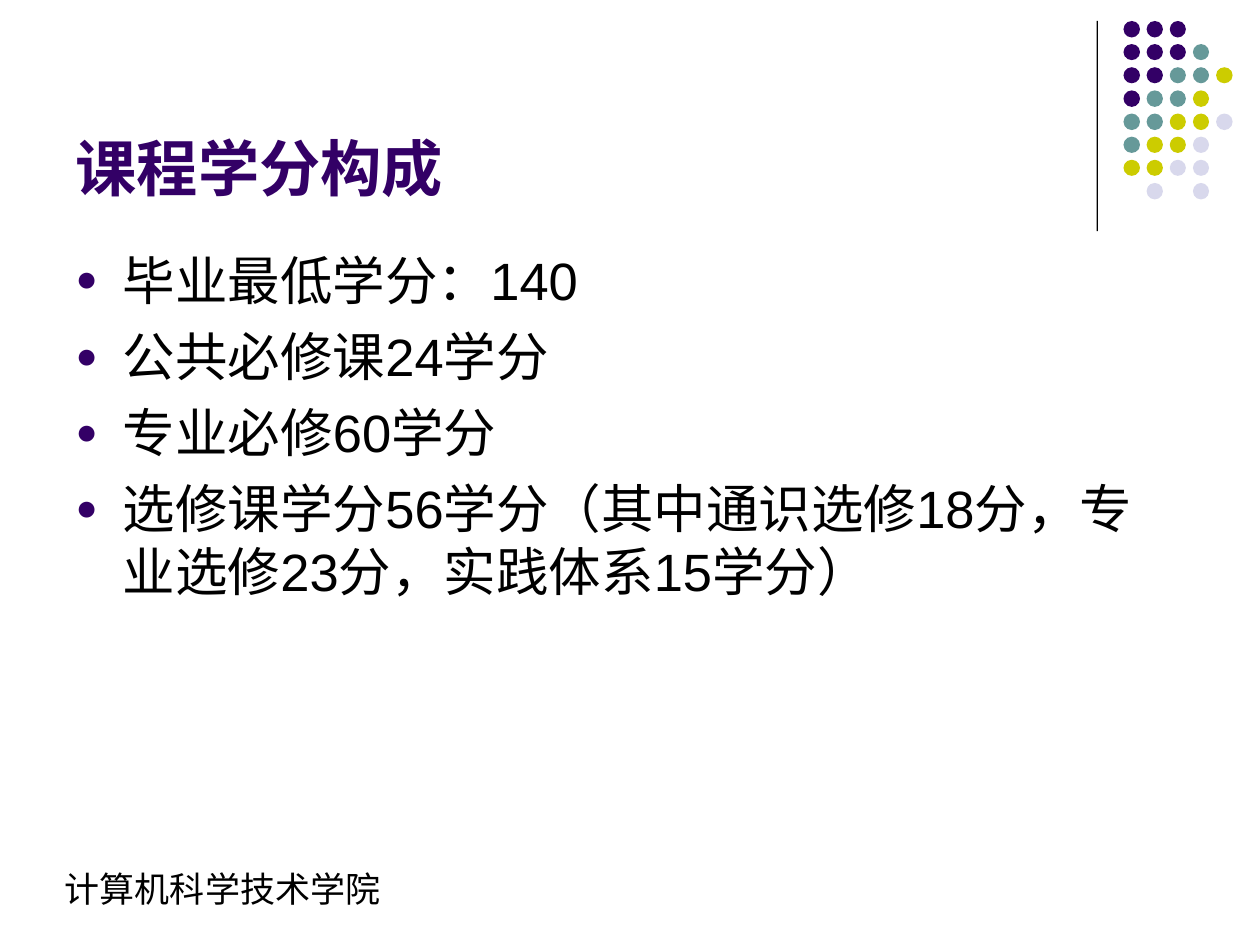
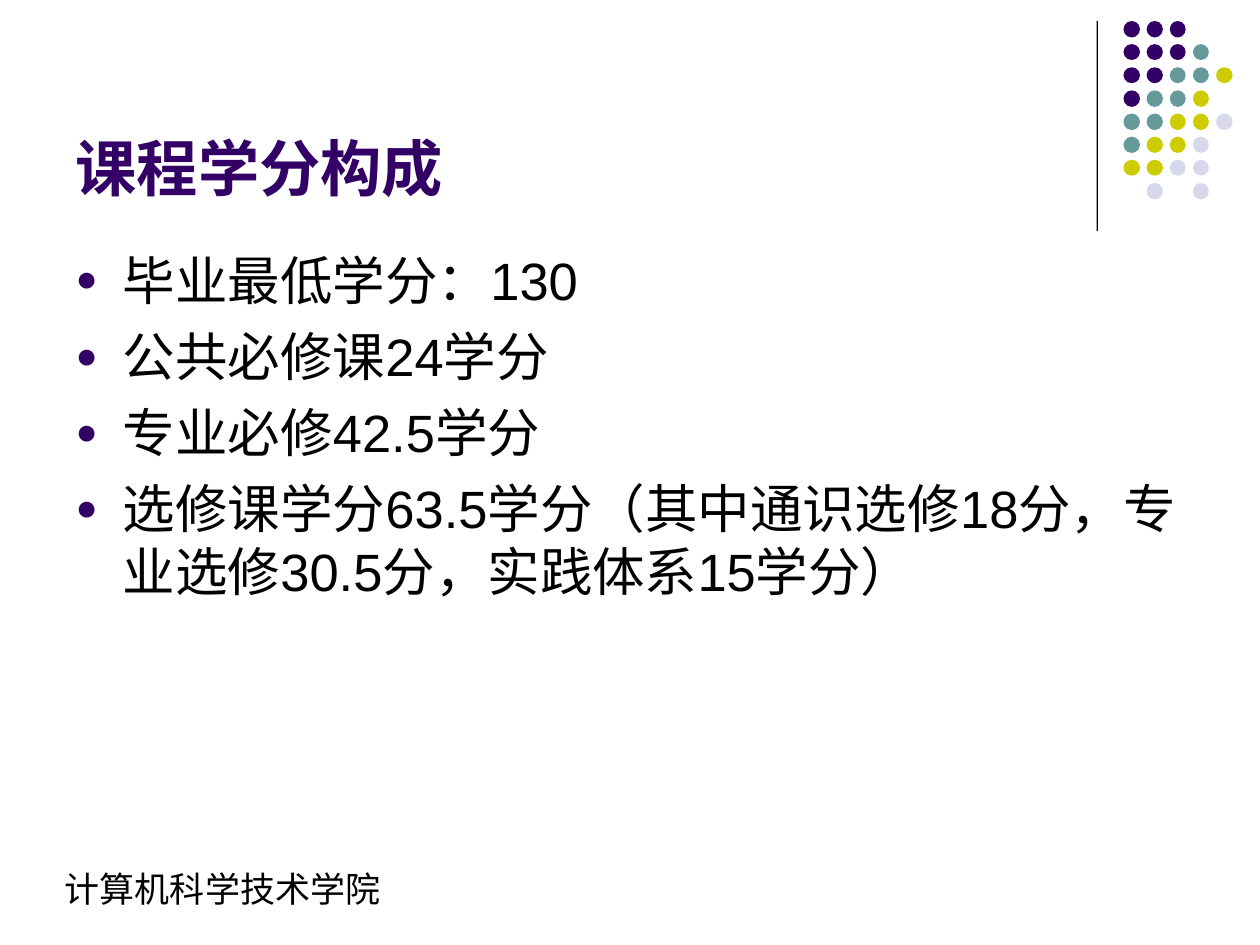
Before and after one commit to ciecclm/2016-, a slide deck: slide 4 of 软件工程培养方案汇报.ppt. Drawn at 1260x945 pixels with LibreOffice and Linux fonts; fonts in the diff are those of the drawing. Boxes give left, top, right and bottom in pixels: in the first picture for what was removed or moved away, otherwise in the second. Text is boxed around its words. In the diff, an @@ line names an element or a change of style, - is before the commit and + after.

```diff
--- a/软件工程培养方案汇报.ppt
+++ b/软件工程培养方案汇报.ppt
@@ text at (123,255,578,305): text changed @@
-● 毕业最低学分：140
+● 毕业最低学分：130
@@ text at (123,407,1176,597): text changed @@
-● 专业必修60学分
-● 选修课学分56学分（其中通识选修18分，专业选修23分，实践体系15学分）
+● 专业必修42.5学分
+● 选修课学分63.5学分（其中通识选修18分，专业选修30.5分，实践体系15学分）
```
Also in this commit, not shown: 2 other slides changed, 3 other files.
